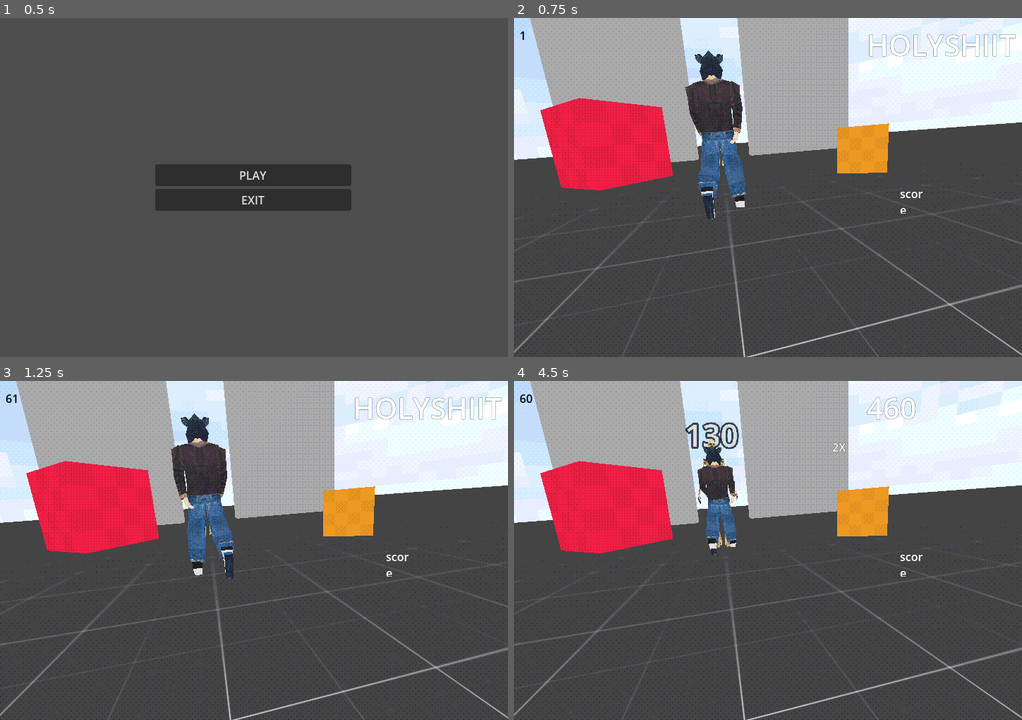
Above: before the commit, frames 1-4 (two rows, left to right).
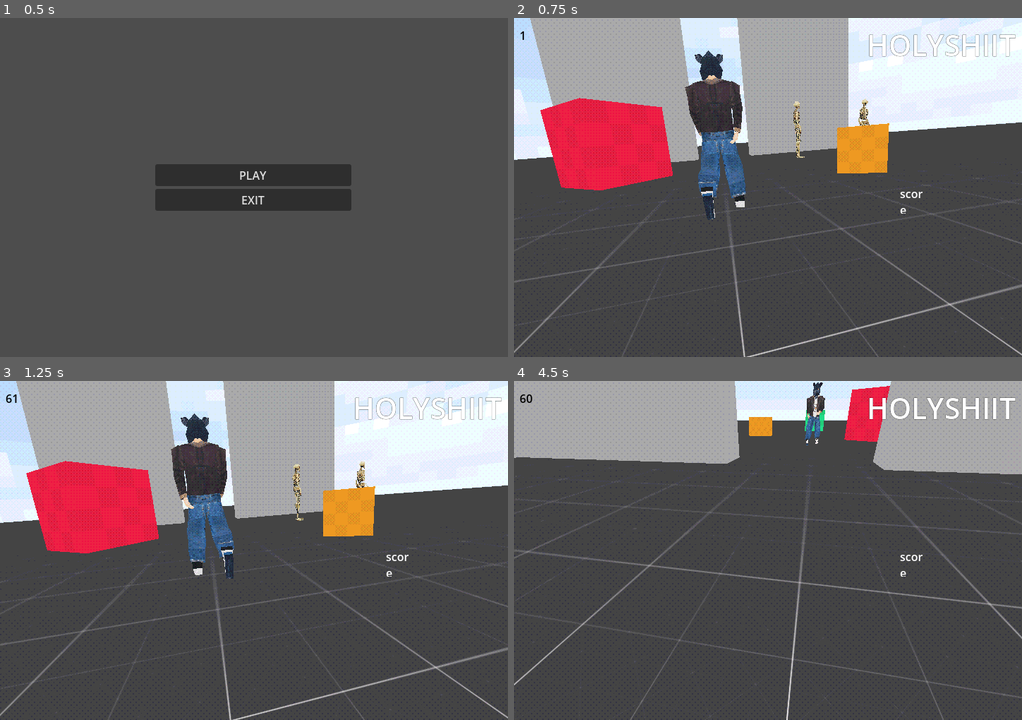
Above: after the commit, the same moments.

Repository: bluebanana21/boar-man
Game: Godot game, scene res://scenes/World/main_menu.tscn
Same seed, same stepped clock (60 frames per second), same inputs: the game is played once before the commit and once after it.
Inputs (mouse positions are in pixels of both pictures, inside the frame that each line leads up to):
- Up to frame 1 (0.5 s): no input
- Up to frame 2 (0.75 s): click "PLAY" at 0.5 s
- Up to frame 3 (1.25 s): no input
- Up to frame 4 (4.5 s): move the mouse to (798, 550) at 1.27 s; press the mouse at (798, 550) at 1.28 s; hold W (forward) from 1.28 s (still down); move the mouse to (742, 550) at 2.02 s; release the mouse at (742, 550) at 2.03 s; click (742, 550) at 2.1 s; move the mouse to (778, 543) at 2.77 s; press the mouse at (778, 543) at 2.78 s; move the mouse to (762, 557) at 3.52 s; release the mouse at (762, 557) at 3.53 s; click (762, 557) at 3.6 s; move the mouse to (803, 553) at 4.27 s; press the mouse at (803, 553) at 4.28 s

Frame 1 is identical in both runs. In frame 2, 0.3% of the frame differs, in the area x 40-70%, y 23-44%; in frame 3, 0.3%; in frame 4, 36%, in the area x 0-100%, y 0-100%.
Error before the commit: Invalid call. Nonexistent function 'hit' in base 'CharacterBody3D (TankPlayer)'. (res://scripts/victim/States/victim_violent.gd:53)

Commit message:
trying send a signal to notify about enemy death

Diff:
--- a/project.godot
+++ b/project.godot
@@ -42,6 +42,7 @@
 [global_group]
 
 enemies="its for the victim scared state, but ill think of a better name later"
+Victim_chars=""
 
 [input]
 
--- a/scenes/Player/player_FPS.tscn
+++ b/scenes/Player/player_FPS.tscn
@@ -1,6 +1,6 @@
 [gd_scene load_steps=23 format=4 uid="uid://ct4djq7gy118w"]
 
-[ext_resource type="Script" path="res://scenes/Player/player_fps.gd" id="1_2ufla"]
+[ext_resource type="Script" path="res://scripts/Player/player_fps.gd" id="1_2ufla"]
 [ext_resource type="Texture2D" uid="uid://bnfol87xk2rbs" path="res://assets/3d-models/Player/boar-man-char_boarman-trim-3.png" id="1_pkxwr"]
 [ext_resource type="Shader" path="res://assets/shader/psx.gdshader" id="2_uf7br"]
 [ext_resource type="PackedScene" uid="uid://b000htv401a6g" path="res://scenes/Weapons/axe_weapon.tscn" id="4_wh33s"]
@@ -364,21 +364,21 @@
 bones/7/rest = Transform3D(0.113638, 0.985997, -0.122047, 0.0751962, 0.113954, 0.990636, 0.990672, -0.121751, -0.0611938, 0.0183, 0.19039, -0.00355813)
 bones/7/enabled = true
 bones/7/position = Vector3(0.0183, 0.19039, -0.00355813)
-bones/7/rotation = Quaternion(-0.460109, -0.576632, -0.464741, 0.489705)
+bones/7/rotation = Quaternion(-0.514995, -0.515148, -0.421667, 0.54)
 bones/7/scale = Vector3(1, 0.999999, 1)
 bones/8/name = "upper_arm.L"
 bones/8/parent = 7
 bones/8/rest = Transform3D(0.0983943, 0.0802588, 0.991906, -0.995052, -0.00588488, 0.0991825, 0.0137976, -0.996756, 0.0792827, -0.00175682, 0.181514, -0.0238596)
 bones/8/enabled = true
 bones/8/position = Vector3(-0.00175682, 0.181514, -0.0238596)
-bones/8/rotation = Quaternion(-0.423847, 0.316158, -0.581521, 0.618249)
+bones/8/rotation = Quaternion(-0.487719, 0.419973, -0.519362, 0.562153)
 bones/8/scale = Vector3(1, 0.999999, 1)
 bones/9/name = "forearm.L"
 bones/9/parent = 8
 bones/9/rest = Transform3D(0.93602, 0.187783, 0.297666, -0.00810107, 0.857038, -0.51519, -0.351855, 0.479816, 0.803725, -5.58794e-09, 0.278044, -8.84756e-09)
 bones/9/enabled = true
 bones/9/position = Vector3(-5.58794e-09, 0.278044, -8.84756e-09)
-bones/9/rotation = Quaternion(0.201176, 0.0471011, -0.28442, 0.93617)
+bones/9/rotation = Quaternion(0.387584, 0.0914935, -0.250095, 0.88253)
 bones/9/scale = Vector3(1, 1, 1)
 bones/10/name = "hand.L"
 bones/10/parent = 9
@@ -392,21 +392,21 @@
 bones/11/rest = Transform3D(0.113638, -0.985997, 0.122047, -0.0751966, 0.113954, 0.990636, -0.990672, -0.121752, -0.0611941, -0.0183, 0.19039, -0.00355814)
 bones/11/enabled = true
 bones/11/position = Vector3(-0.0183, 0.19039, -0.00355814)
-bones/11/rotation = Quaternion(-0.542261, 0.479526, 0.39643, 0.564669)
+bones/11/rotation = Quaternion(-0.515365, 0.514686, 0.421338, 0.540344)
 bones/11/scale = Vector3(1, 1, 1)
 bones/12/name = "upper_arm.R"
 bones/12/parent = 11
 bones/12/rest = Transform3D(0.0983939, -0.0802586, -0.991906, 0.995052, -0.00588524, 0.0991822, -0.0137978, -0.996757, 0.0792824, 0.00175683, 0.181514, -0.0238595)
 bones/12/enabled = true
 bones/12/position = Vector3(0.00175683, 0.181514, -0.0238595)
-bones/12/rotation = Quaternion(-0.605299, -0.652762, 0.293791, 0.34814)
+bones/12/rotation = Quaternion(-0.566802, -0.565218, 0.39785, 0.448307)
 bones/12/scale = Vector3(1, 1, 1)
 bones/13/name = "forearm.R"
 bones/13/parent = 12
 bones/13/rest = Transform3D(0.93602, -0.187783, -0.297666, 0.00810096, 0.857038, -0.51519, 0.351855, 0.479816, 0.803725, 2.79397e-08, 0.278044, 9.31323e-09)
 bones/13/enabled = true
 bones/13/position = Vector3(2.79397e-08, 0.278044, 9.31323e-09)
-bones/13/rotation = Quaternion(0.162254, -0.182748, 0.0522649, 0.968269)
+bones/13/rotation = Quaternion(0.115152, -0.151398, 0.111552, 0.975385)
 bones/13/scale = Vector3(1, 1, 1)
 bones/14/name = "hand.R"
 bones/14/parent = 13
@@ -434,28 +434,28 @@
 bones/17/rest = Transform3D(0.981691, 0.187697, -0.0324336, 0.190457, -0.969817, 0.152254, -0.00287693, -0.155644, -0.987809, 0.098, 0.0675742, 0.0156842)
 bones/17/enabled = true
 bones/17/position = Vector3(0.098, 0.0675742, 0.0156842)
-bones/17/rotation = Quaternion(0.956974, 0.095124, 0.0102846, -0.273947)
+bones/17/rotation = Quaternion(0.984093, 0.0956593, -0.00192878, -0.149685)
 bones/17/scale = Vector3(1, 1, 1)
 bones/18/name = "shin.L"
 bones/18/parent = 17
 bones/18/rest = Transform3D(0.985935, -0.163665, 0.033846, 0.163582, 0.986516, 0.00519947, -0.0342406, 0.000410266, 0.999413, 1.28057e-09, 0.307797, -9.31323e-10)
 bones/18/enabled = true
 bones/18/position = Vector3(1.28057e-09, 0.307797, -9.31323e-10)
-bones/18/rotation = Quaternion(0.141219, 0.0321574, 0.0790593, 0.986292)
+bones/18/rotation = Quaternion(0.192764, 0.0375247, 0.0775349, 0.977457)
 bones/18/scale = Vector3(1, 1, 0.999999)
 bones/19/name = "foot.L"
 bones/19/parent = 18
 bones/19/rest = Transform3D(0.999699, -0.00270438, -0.0244004, 0.0244846, 0.182216, 0.982954, 0.00178785, -0.983255, 0.182227, -1.07393e-08, 0.382628, 1.88302e-08)
 bones/19/enabled = true
 bones/19/position = Vector3(-1.07393e-08, 0.382628, 1.88302e-08)
-bones/19/rotation = Quaternion(-0.549058, -0.00746988, 0.00974144, 0.835694)
+bones/19/rotation = Quaternion(-0.722915, -0.00946956, 0.00781175, 0.690828)
 bones/19/scale = Vector3(1, 1, 1)
 bones/20/name = "toe.L"
 bones/20/parent = 19
 bones/20/rest = Transform3D(-1, 4.53409e-08, 1.45115e-07, 6.81997e-09, 0.966911, -0.255113, -1.5188e-07, -0.255113, -0.966911, 2.30175e-09, 0.159298, 6.10605e-08)
 bones/20/enabled = true
 bones/20/position = Vector3(2.30175e-09, 0.159298, 6.10605e-08)
-bones/20/rotation = Quaternion(-1.25816e-08, 0.91664, -0.399714, 1.3967e-07)
+bones/20/rotation = Quaternion(2.94166e-07, 0.976817, -0.214077, 4.98455e-08)
 bones/20/scale = Vector3(1, 1, 1)
 bones/21/name = "heel.02.L"
 bones/21/parent = 19
@@ -469,28 +469,28 @@
 bones/22/rest = Transform3D(0.981694, -0.187697, 0.0324296, -0.190457, -0.969817, 0.152255, 0.00287289, -0.155644, -0.987811, -0.098, 0.0675742, 0.0156841)
 bones/22/enabled = true
 bones/22/position = Vector3(-0.098, 0.0675742, 0.0156841)
-bones/22/rotation = Quaternion(0.980017, -0.0899693, 0.0325555, 0.174394)
+bones/22/rotation = Quaternion(0.973794, -0.0888569, 0.0354786, 0.20633)
 bones/22/scale = Vector3(1, 1, 1)
 bones/23/name = "shin.R"
 bones/23/parent = 22
 bones/23/rest = Transform3D(0.985935, 0.163664, -0.0338455, -0.163582, 0.986516, 0.00520045, 0.0342403, 0.000409221, 0.999414, -1.00117e-08, 0.307797, 9.31323e-09)
 bones/23/enabled = true
 bones/23/position = Vector3(-1.00117e-08, 0.307797, 9.31323e-09)
-bones/23/rotation = Quaternion(0.069587, -0.0246194, -0.0808017, 0.993993)
+bones/23/rotation = Quaternion(0.262226, -0.0446795, -0.0751077, 0.961041)
 bones/23/scale = Vector3(1, 1, 1)
 bones/24/name = "foot.R"
 bones/24/parent = 23
 bones/24/rest = Transform3D(0.999699, 0.00270235, 0.0243995, -0.0244834, 0.182218, 0.982953, -0.00178974, -0.983254, 0.182229, -2.28465e-08, 0.382627, 8.09086e-09)
 bones/24/enabled = true
 bones/24/position = Vector3(-2.28465e-08, 0.382627, 8.09086e-09)
-bones/24/rotation = Quaternion(-0.639385, 0.00851641, -0.00884045, 0.768789)
+bones/24/rotation = Quaternion(-0.631968, 0.00843119, -0.00892182, 0.774898)
 bones/24/scale = Vector3(1, 1, 1)
 bones/25/name = "toe.R"
 bones/25/parent = 24
 bones/25/rest = Transform3D(-1, -2.02669e-07, -6.01546e-07, -4.25013e-08, 0.966911, -0.255113, 6.33345e-07, -0.255113, -0.966911, -7.25345e-09, 0.159298, 5.70291e-08)
 bones/25/enabled = true
 bones/25/position = Vector3(-7.25345e-09, 0.159298, 5.70291e-08)
-bones/25/rotation = Quaternion(-6.18059e-08, 0.991693, -0.128625, -3.11309e-07)
+bones/25/rotation = Quaternion(1.30346e-08, 0.976156, -0.217071, -3.41457e-07)
 bones/25/scale = Vector3(1, 1, 1)
 bones/26/name = "heel.02.R"
 bones/26/parent = 24
@@ -505,7 +505,7 @@
 skin = SubResource("Skin_csxyf")
 
 [node name="BoneAttachment3D" type="BoneAttachment3D" parent="metarig/Skeleton3D"]
-transform = Transform3D(-0.9919, 0.113689, -0.0566405, -0.0782906, -0.898378, -0.43219, -0.10002, -0.424255, 0.900002, -0.204746, 0.235363, -0.36819)
+transform = Transform3D(-0.983506, 0.177557, -0.0344783, -0.16814, -0.96776, -0.187537, -0.0666653, -0.178647, 0.981652, -0.214944, 0.171026, -0.208578)
 bone_name = "hand.R"
 bone_idx = 14
 
--- a/scenes/Victim/victim.tscn
+++ b/scenes/Victim/victim.tscn
@@ -8,6 +8,7 @@
 [ext_resource type="Texture2D" uid="uid://bxbtke5tdirsg" path="res://assets/3d-models/temp_assets/skeleton/Punching-skeleton_0.png" id="4_63pft"]
 [ext_resource type="Script" path="res://scripts/victim/States/victim_violent.gd" id="5_a6jay"]
 [ext_resource type="Script" path="res://scripts/victim/States/victim_dead.gd" id="6_fn26f"]
+[ext_resource type="Script" path="res://scripts/victim/States/victim_to_exit.gd" id="9_llkk0"]
 
 [sub_resource type="ShaderMaterial" id="ShaderMaterial_0qv65"]
 render_priority = 0
@@ -1066,7 +1067,7 @@
 states/standing/position = Vector2(351, 100)
 transitions = ["Start", "standing", SubResource("AnimationNodeStateMachineTransition_5wxpk"), "standing", "punch", SubResource("AnimationNodeStateMachineTransition_ieysw"), "punch", "standing", SubResource("AnimationNodeStateMachineTransition_os0qf")]
 
-[node name="Victim" type="CharacterBody3D"]
+[node name="Victim" type="CharacterBody3D" groups=["Victim_chars"]]
 transform = Transform3D(1, 0, 0, 0, 1, 0, 0, 0, 1, 0, 1, 0)
 script = ExtResource("1_cwk41")
 
@@ -1396,7 +1397,7 @@
 [node name="LabelTimer" type="Timer" parent="VictimLabel"]
 
 [node name="Area3D" type="Area3D" parent="."]
-transform = Transform3D(1, 0, 0, 0, 1, 0, 0, 0, 1, 0, -1, 0)
+transform = Transform3D(2, 0, 0, 0, 1, 0, 0, 0, 2, 0, -1, 0)
 
 [node name="CollisionShape3D" type="CollisionShape3D" parent="Area3D"]
 transform = Transform3D(5, 0, 0, 0, 1, 0, 0, 0, 5, 0, 0, 0)
@@ -1414,14 +1415,14 @@
 
 [node name="StateMachine" type="Node" parent="." node_paths=PackedStringArray("initial_state")]
 script = ExtResource("4_5jyms")
-initial_state = NodePath("VictimViolent")
+initial_state = NodePath("VictimIdle")
 
 [node name="VictimIdle" type="Node3D" parent="StateMachine" node_paths=PackedStringArray("victim")]
 transform = Transform3D(1, 0, 0, 0, 1, 0, 0, 0, 1, 0, 1.615, 0)
 script = ExtResource("3_dtdox")
 victim = NodePath("../..")
 
-[node name="VictimScared" type="Node3D" parent="StateMachine" node_paths=PackedStringArray("victim") groups=["enemies"]]
+[node name="VictimScared" type="Node3D" parent="StateMachine" node_paths=PackedStringArray("victim")]
 transform = Transform3D(1, 0, 0, 0, 1, 0, 0, 0, 1, 0, 1.615, 0)
 script = ExtResource("4_43h4f")
 victim = NodePath("../..")
@@ -1434,6 +1435,10 @@
 [node name="VictimDead" type="Node3D" parent="StateMachine" node_paths=PackedStringArray("victim")]
 transform = Transform3D(1, 0, 0, 0, 1, 0, 0, -4.62812e-29, 1, 0, 1.615, 4.62812e-29)
 script = ExtResource("6_fn26f")
+victim = NodePath("../..")
+
+[node name="VictimToExit" type="Node3D" parent="StateMachine" node_paths=PackedStringArray("victim") groups=["enemies"]]
+script = ExtResource("9_llkk0")
 victim = NodePath("../..")
 
 [node name="AnimationTree" type="AnimationTree" parent="."]
--- a/scenes/World/world.tscn
+++ b/scenes/World/world.tscn
@@ -297,13 +297,16 @@
 [node name="Victims" type="Node3D" parent="SubViewportContainer/SubViewport"]
 transform = Transform3D(1, 0, 0, 0, 1, 0, 0, 0, 1, 0, 0.7, 0)
 
-[node name="victim" parent="SubViewportContainer/SubViewport/Victims" instance=ExtResource("14_cu2co")]
-transform = Transform3D(1, 0, 0, 0, 1, 0, 0, 0, 1, 0, 1, -5.68125)
+[node name="victim1" parent="SubViewportContainer/SubViewport/Victims" instance=ExtResource("14_cu2co")]
+transform = Transform3D(1, 0, 0, 0, 1, 0, 0, 0, 1, 2.85119, 1, -5.68125)
+
+[node name="VictimNO2" parent="SubViewportContainer/SubViewport/Victims" instance=ExtResource("14_cu2co")]
+transform = Transform3D(1, 0, 0, 0, 1, 0, 0, 0, 1, 5.76159, 1, -5.68125)
 
 [node name="PlayerFPS" parent="SubViewportContainer/SubViewport" instance=ExtResource("14_r50cy")]
 transform = Transform3D(1, 0, 0, 0, 1, 0, 0, 0, 1, 0, 0.673, 0)
 
 [node name="exitLocation" type="Node3D" parent="."]
-transform = Transform3D(1, 0, 0, 0, 1, 0, 0, 0, 1, -7.37076, 0, 0)
+transform = Transform3D(1, 0, 0, 0, 1, 0, 0, 0, 1, -9.65554, 0, 0)
 
 [connection signal="timeout" from="SubViewportContainer/GameManager/KillTimer" to="SubViewportContainer/GameManager" method="_on_kill_timer_timeout"]
--- a/scripts/World_scripts/game_manager.gd
+++ b/scripts/World_scripts/game_manager.gd
@@ -10,10 +10,11 @@
 var score:int = 0
 var kill_ponts:int = 100
 var kill_streak:int = 0
-
+var all_children
 
 func _ready() -> void:
 	kill_streak_counter.visible = false
+	all_children = get_all_children(victims)
 
 
 func _process(delta: float) -> void:
@@ -41,4 +42,31 @@
 
 
 func _physics_process(delta: float) -> void:
-	get_tree().call_group("enemies", "update_target_location", exit_location.global_transform.origin)
+	print(all_children)
+	if Engine.get_physics_frames() % 20 == 0:
+		victim_current_state()
+
+	if victim_current_state() == "VictimToExit":
+		print("victim to exit state")
+		get_tree().call_group("enemies", "update_target_location", exit_location.global_transform.origin)
+
+
+
+func victim_current_state():
+	#pass
+	for n in victims.get_children():
+		print(n.name)
+
+		var victim_state_machine := n.get_node("StateMachine")
+		if victim_state_machine:
+			print("current state: ", victim_state_machine.get_current_state())
+			return victim_state_machine.get_current_state()
+		else:
+			return
+
+
+func get_all_children(in_node,arr:=[]):
+	arr.push_back(in_node)
+	for child in in_node.get_children():
+		arr = get_all_children(child,arr)
+	return arr
--- a/scripts/states/Victim_statte_machine.gd
+++ b/scripts/states/Victim_statte_machine.gd
@@ -4,6 +4,8 @@
 
 var current_state : VictimState
 var states:Dictionary = {}
+var state_report : String
+
 
 func _ready() -> void:
 	for child in get_children():
@@ -14,17 +16,21 @@
 	if initial_state:
 		initial_state.Enter()
 		current_state = initial_state
+		state_report = initial_state.name
 
 
 func _process(delta: float) -> void:
 	if current_state:
 		current_state.Update(delta)
+		#print("current state is ",current_state)
+
 
 func _physics_process(delta: float) -> void:
 	if current_state:
 		current_state.Physics_update(delta)
 
-func on_child_transition(state, new_state_name):
+
+func on_child_transition(state, new_state_name)->void:
 	if state != current_state:
 		return
 
@@ -38,3 +44,15 @@
 	new_state.Enter()
 
 	current_state = new_state
+	state_report = current_state.name
+
+	print("state report: ", state_report)
+
+
+func get_current_state():
+	return state_report
+
+
+func listen_to_victim_death():
+	if current_state != VictimDead and current_state == VictimIdle:
+		pass
--- a/scripts/states/state_machine.gd
+++ b/scripts/states/state_machine.gd
@@ -1,4 +1,6 @@
 extends Node
+
+signal report_state
 
 @export var initial_state : State
 
@@ -13,6 +15,7 @@
 
 	if initial_state:
 		initial_state.Enter()
+
 		current_state = initial_state
 
 
--- a/scripts/states/victim_state.gd
+++ b/scripts/states/victim_state.gd
@@ -5,8 +5,6 @@
 @export var player_path: NodePath = "/root/World/SubViewportContainer/SubViewport/PlayerFPS"
 
 @onready var player = get_node(player_path)
-
-var victim_health:= 50
 
 signal Transitioned
 
--- a/scripts/victim/States/victim_attack.gd
+++ /dev/null
@@ -1,18 +0,0 @@
-extends State
-class_name VictimAttack
-
-@onready var model_animation: AnimationPlayer = $"../../Punching-skeleton/ModelAnimation"
-@onready var animation_tree: AnimationTree = $"../../AnimationTree"
-
-const attack_range:float = 2.5
-
-func Enter():
-	player = get_node(player_path)
-
-
-func Update(delta: float):
-	pass
-
-
-func Physics_update(delta: float):
-	pass
--- a/scripts/victim/States/victim_idle.gd
+++ b/scripts/victim/States/victim_idle.gd
@@ -4,7 +4,7 @@
 @export var victim:CharacterBody3D
 @export var rotation_speed : float = TAU * 2
 
-const move_speed: float = 120.0
+const move_speed: float = 40.0
 
 var _theta : float
 var move_direction : Vector3
@@ -12,7 +12,8 @@
 
 #Randomizes the direction which the victim walks towards in Idle State
 func randomize_wander():
-	move_direction = Vector3(randf_range(-1, 1), 0.0, randf_range(-1, 1)).normalized()
+	#move_direction = Vector3(randf_range(-1, 1), 0.0, randf_range(-1, 1)).normalized()
+	move_direction = Vector3(0.7, 0.0, 0.1).normalized()
 	wander_time = randf_range(1,3)
 
 # Called when the node enters the scene tree for the first time.
@@ -34,9 +35,9 @@
 
 #checks to see if the move direction variable is null or not
 #not null because of randomize wander func
-	if move_direction:
-		_theta = wrapf(atan2(move_direction.x, move_direction.z) - victim.rotation.y, -PI, PI)
-		victim.rotation.y += clamp(rotation_speed * delta, 0, abs(_theta)) * sign(_theta)
+	#if move_direction:
+		#_theta = wrapf(atan2(move_direction.x, move_direction.z) - victim.rotation.y, -PI, PI)
+		#victim.rotation.y += clamp(rotation_speed * delta, 0, abs(_theta)) * sign(_theta)
 
 	victim.move_and_slide()
 
--- a/scripts/victim/States/victim_scared.gd
+++ b/scripts/victim/States/victim_scared.gd
@@ -2,33 +2,44 @@
 class_name VictimScared
 
 
-@onready var nav_agent: NavigationAgent3D = $"../../NavigationAgent3D"
-@onready var punching_skeleton: Node3D = $"../../Punching-skeleton"
+@export var victim:CharacterBody3D
+@export var rotation_speed : float = TAU * 2
 
-@export var victim:CharacterBody3D
+const move_speed: float = 120.0
 
-const speed: float = 250.0
+var _theta : float
+var move_direction : Vector3
+var wander_time:float
 
+#Randomizes the direction which the victim walks towards in Idle State
+func randomize_wander():
+	move_direction = Vector3(randf_range(-1, 1), 0.0, randf_range(-1, 1)).normalized()
+	wander_time = randf_range(1,3)
+
+# Called when the node enters the scene tree for the first time.
 func Enter():
-	pass
+	randomize_wander()
 
 
 func Update(delta: float):
-	pass
+	if wander_time > 0:
+		wander_time -= delta
+	else:
+		randomize_wander()
 
 
 func Physics_update(delta: float):
-	var current_location = victim.global_transform.origin
-	var next_location = nav_agent.get_next_path_position()
-	var new_velocity = ((next_location - current_location) * speed * 2) * delta
+#checks to see if victim is null or not
+	if victim:
+		victim.velocity = move_direction * (move_speed * randf_range(0.5 , 1.5)) * delta
 
-	victim.look_at(Vector3(next_location.x, victim.global_position.y, next_location.z), Vector3.UP)
-	victim.velocity = victim.velocity.move_toward(new_velocity, 0.35)
+#checks to see if the move direction variable is null or not
+#not null because of randomize wander func
+	if move_direction:
+		_theta = wrapf(atan2(move_direction.x, move_direction.z) - victim.rotation.y, -PI, PI)
+		victim.rotation.y += clamp((rotation_speed * delta) * 10, 0, abs(_theta)) * sign(_theta)
+
 	victim.move_and_slide()
-
-
-func update_target_location(target_location):
-	nav_agent.target_position = target_location
 
 
 func _on_victim_health_depleted() -> void:
--- /dev/null
+++ b/scripts/victim/States/victim_to_exit.gd
@@ -0,0 +1,37 @@
+extends VictimState  # Replaces KinematicBody with CharacterBody3D
+class_name VictimExit
+
+
+@onready var nav_agent: NavigationAgent3D = $"../../NavigationAgent3D"
+@onready var punching_skeleton: Node3D = $"../../Punching-skeleton"
+
+@export var victim:CharacterBody3D
+
+const speed: float = 250.0
+
+func Enter():
+	pass
+
+
+func Update(delta: float):
+	pass
+
+
+func Physics_update(delta: float):
+	var current_location = victim.global_transform.origin
+	var next_location = nav_agent.get_next_path_position()
+	var new_velocity = ((next_location - current_location) * speed * 2) * delta
+
+	victim.look_at(Vector3(next_location.x, victim.global_position.y, next_location.z), Vector3.UP)
+	victim.velocity = victim.velocity.move_toward(new_velocity, 0.35)
+	victim.move_and_slide()
+
+
+func update_target_location(target_location):
+	nav_agent.target_position = target_location
+	print("target location is being updated")
+
+
+func _on_victim_health_depleted() -> void:
+	print("transitioned from " + self.to_string() + " to death state")
+	Transitioned.emit(self, "VictimDead")
--- a/scripts/victim/States/victim_violent.gd
+++ b/scripts/victim/States/victim_violent.gd
@@ -36,7 +36,7 @@
 		animation_tree["parameters/conditions/punch"] = 0.0
 	else:
 #		run the pathfinding algorithim every 3/4 a second
-		if Engine.get_physics_frames() % (randi_range(35, 42)) == 0:
+		if Engine.get_physics_frames() % (randi_range(20, 30)) == 0:
 			nav_agent.set_target_position(player.global_transform.origin)
 			var current_location := victim.global_transform.origin
 			var next_location := nav_agent.get_next_path_position()
--- a/scripts/victim/victim.gd
+++ b/scripts/victim/victim.gd
@@ -9,7 +9,7 @@
 @onready var state_machine: Node = $StateMachine
 
 func _ready() -> void:
-	print(state_machine.current_state.name)
+	print(state_machine.current_state)
 
 #Func is called when player kill victim, make it instakill so a helth variable is unnecessary
 func damage() -> void:
@@ -29,3 +29,7 @@
 #	waits for the label animation to finish and makes it invisible again
 	await label_animation.animation_finished
 	victim_label.visible = false
+
+
+func _on_state_machine_report_state(current_state: Variant) -> void:
+	pass
Not shown: 1 places in scenes/Victim/victim.tscn that only renumber resources
Renamed: scenes/Player/player_fps.gd -> scripts/Player/player_fps.gd
